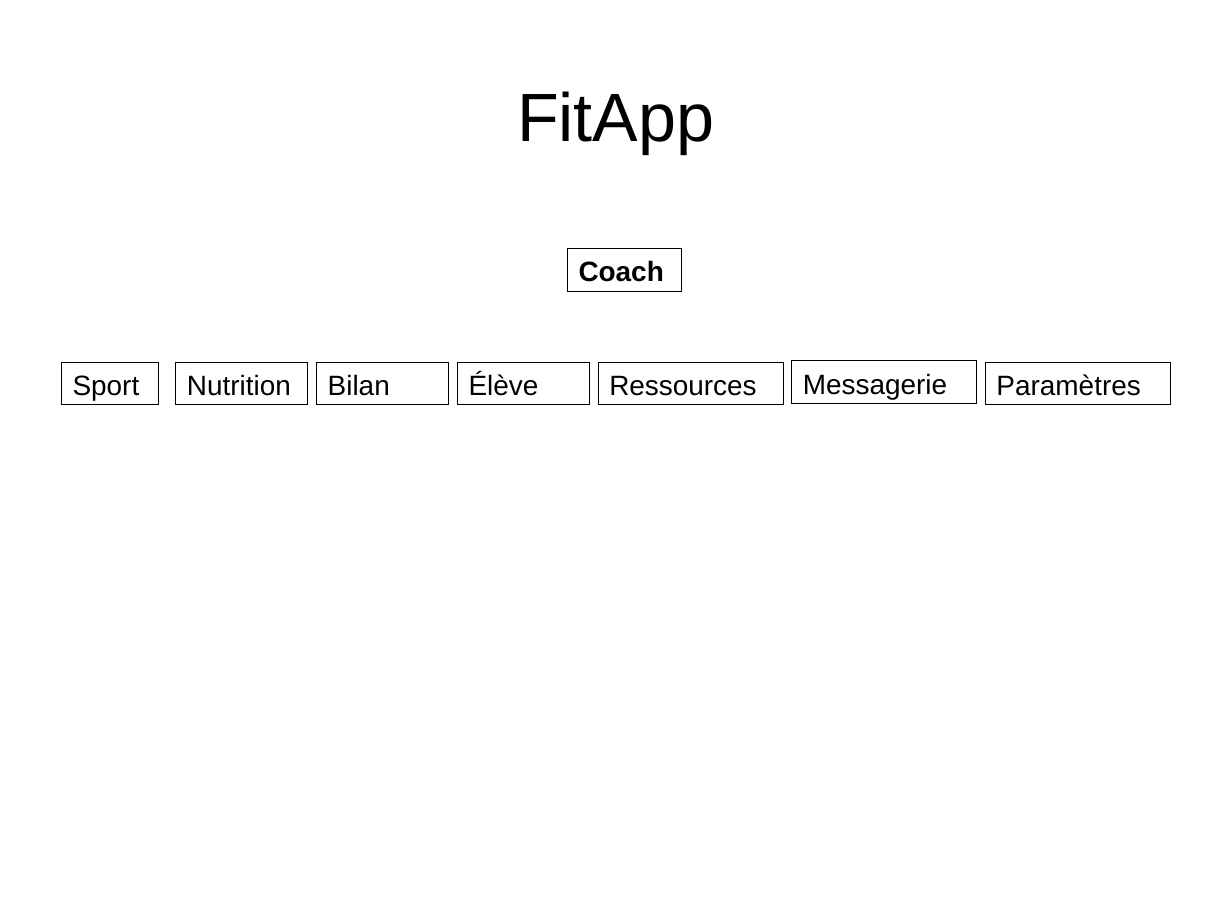
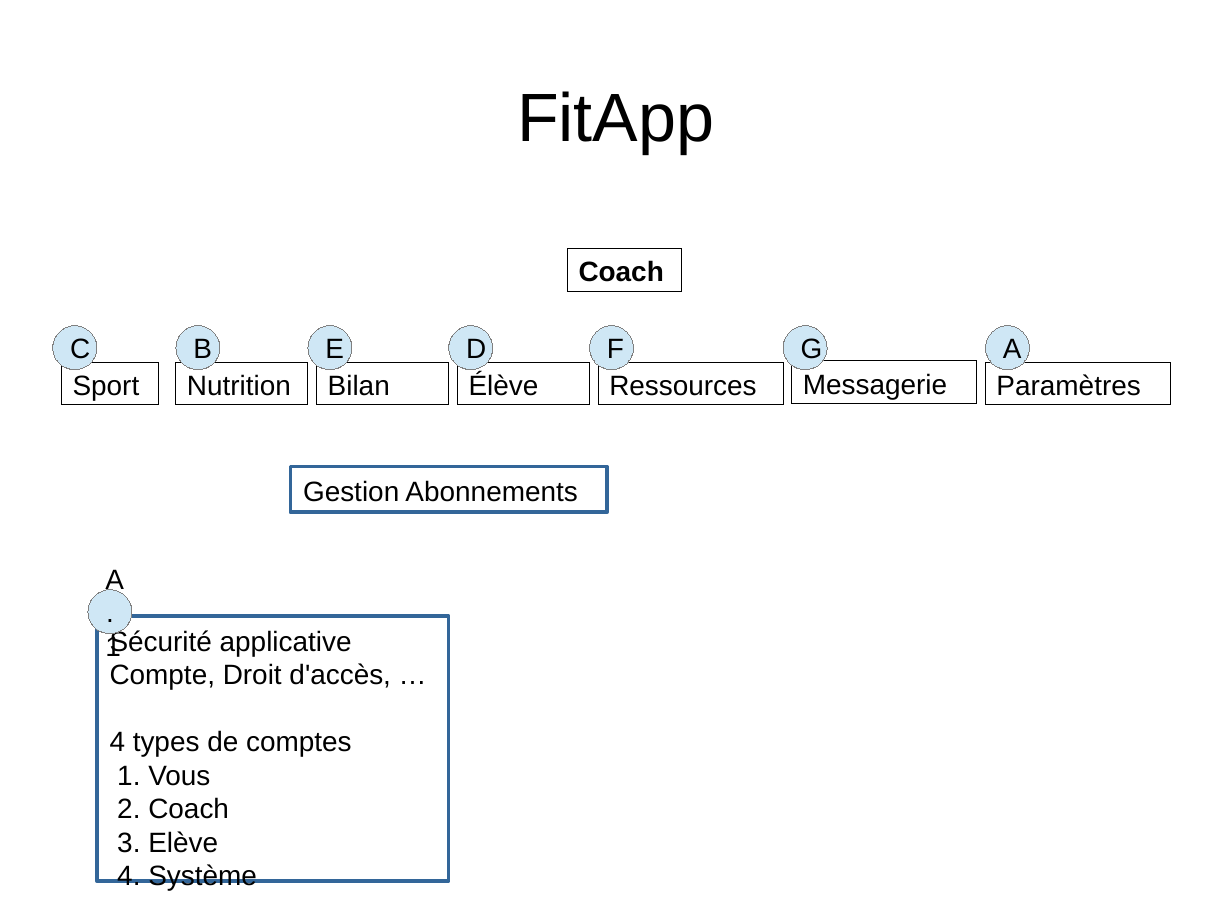
Before and after one commit to NicolasGavard/WebVysionSportV2, a slide deck: slide 2 of Documentations/FitApp.odp. Drawn at 1232x924 pixels with LibreOffice and Linux fonts; fonts in the diff are those of the drawing. Boxes give left, top, right and bottom in pixels: in the first picture for what was removed or moved away, otherwise in the second. Text is boxed around its words. In the diff, an @@ line names an element or a change of style, - is before the commit and + after.

```diff
--- a/Documentations/FitApp.odp
+++ b/Documentations/FitApp.odp
@@ ellipse added at (53, 325, 96, 369), fill #CFE7F5, outline #808080 0 pt, 18 pt, text #000000 @@
+C
@@ ellipse added at (176, 325, 219, 369), fill #CFE7F5, outline #808080 0 pt, 18 pt, text #000000 @@
+B
@@ ellipse added at (309, 325, 352, 369), fill #CFE7F5, outline #808080 0 pt, 18 pt, text #000000 @@
+E
@@ ellipse added at (449, 325, 493, 369), fill #CFE7F5, outline #808080 0 pt, 18 pt, text #000000 @@
+D
@@ ellipse added at (590, 325, 634, 369), fill #CFE7F5, outline #808080 0 pt, 18 pt, text #000000 @@
+F
@@ ellipse added at (784, 325, 827, 369), fill #CFE7F5, outline #808080 0 pt, 18 pt, text #000000 @@
+G
@@ ellipse added at (986, 325, 1030, 369), fill #CFE7F5, outline #808080 0 pt, 18 pt, text #000000 @@
+A
@@ rectangle added at (291, 466, 607, 512), outline #336699 2.3 pt, 18 pt, text #000000 @@
+Gestion Abonnements
@@ ellipse added at (88, 590, 132, 634), fill #CFE7F5, outline #808080 0 pt, 18 pt, text #000000 @@
+A.1
@@ rectangle added at (97, 616, 449, 881), outline #336699 2.3 pt, 18 pt, text #000000 @@
+Sécurité applicative
+Compte, Droit d'accès, …
+4 types de comptes
+1. Vous
+2. Coach
+3. Elève
+4. Système
```
Also in this commit, not shown: 1 other slide changed, 1 slide added.
